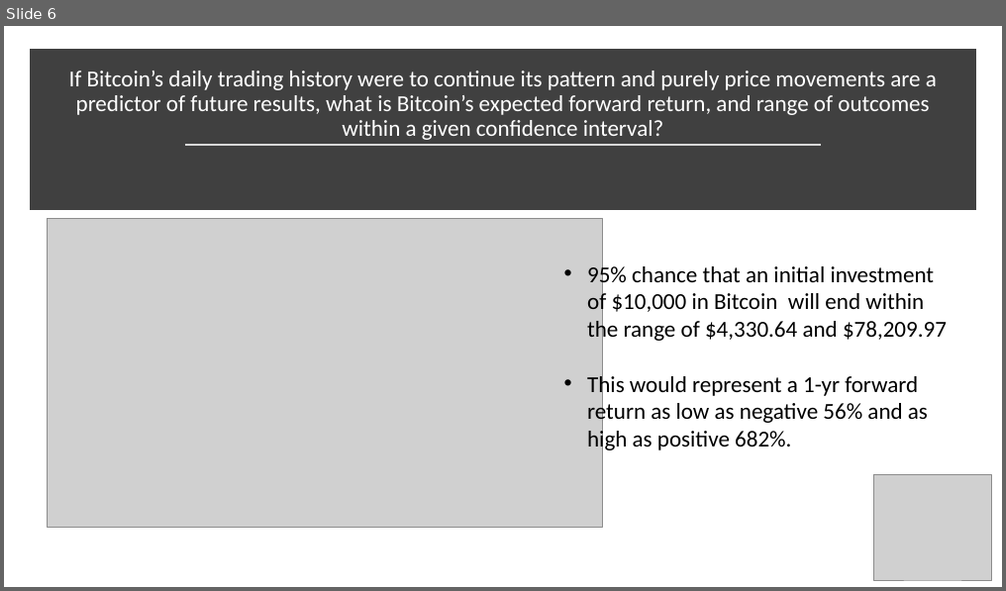
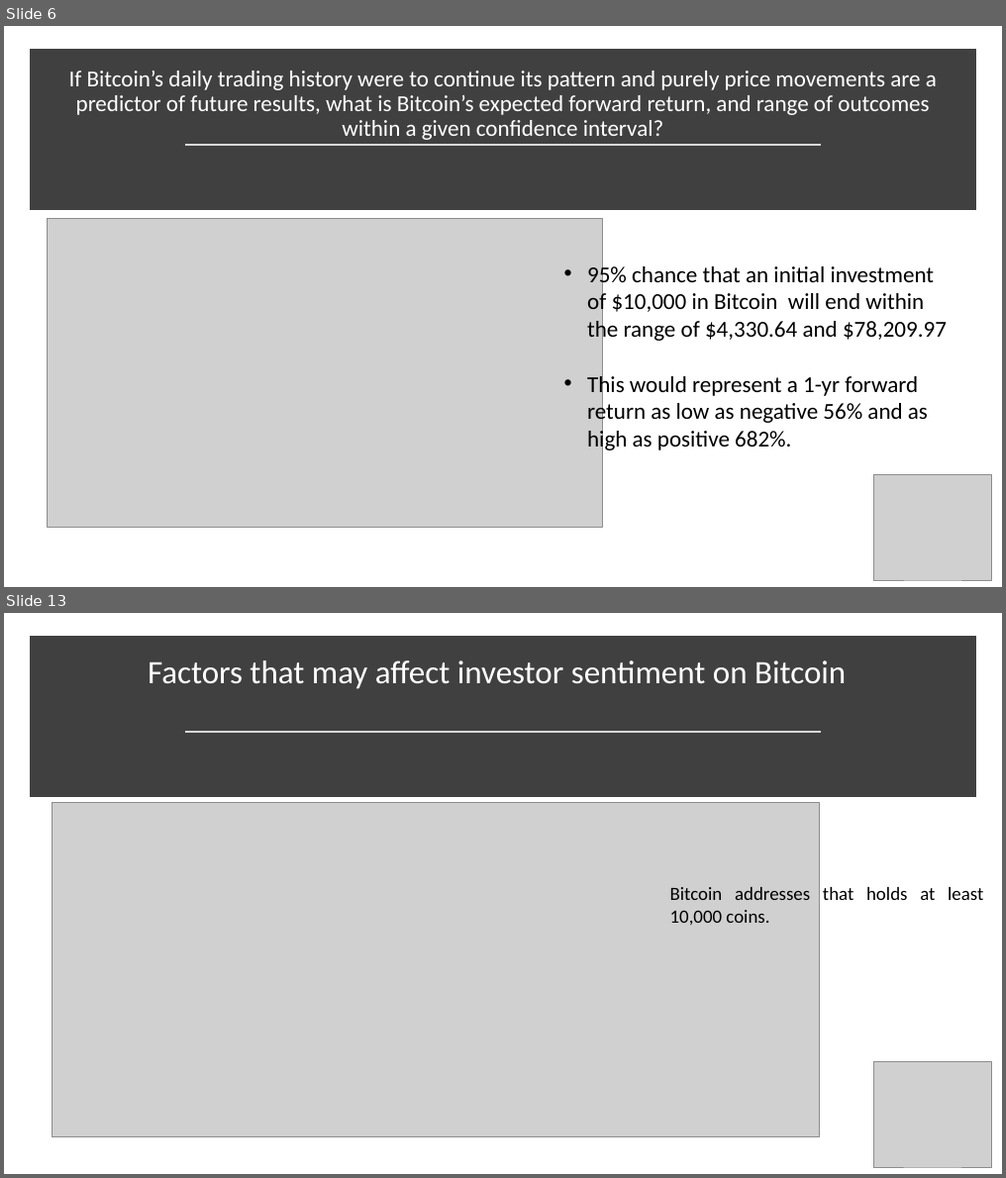
Before and after one commit to jennifermulroy/Bitcoin, a slide deck: Bitcoin_presentation.pptx. Shown one above the other, each under a label of ours: slide 6 before the commit, slides 6 and 13 after it; the slides between them are not shown. The pictures are 1006x591 and 1006x1178 pixels, drawn with LibreOffice and Linux fonts; fonts in the diff are those of the drawing; grey boxes stand for pictures. Boxes give left, top, right and bottom in pixels: in the first picture for what was removed or moved away, otherwise in the second. Text is boxed around its words. In the diff, an @@ line names an element or a change of style, - is before the commit and + after.

```diff
--- a/Bitcoin_presentation.pptx
+++ b/Bitcoin_presentation.pptx
@@ slide 13 added at (4, 613, 1002, 1174), background #FFFFFF @@
@@ rectangle added at (35, 642, 971, 792), fill #404040, outline #404040 10 pt @@
@@ title added at (148, 661, 846, 689), 31.5 pt, text #FFFFFF @@
+Factors that may affect investor sentiment on Bitcoin
@@ line added from (185, 731) to (822, 731), #D9D9D9 1.75 pt @@
@@ picture added at (52, 803, 819, 1138) @@
@@ text added at (670, 887, 983, 925), 18 pt, text #000000 @@
+Bitcoin addresses that holds at least 10,000 coins.
@@ picture added at (874, 1062, 991, 1167) @@
```
Also in this commit, not shown: 1 slide changed, 8 other slides added, 1 other file.
